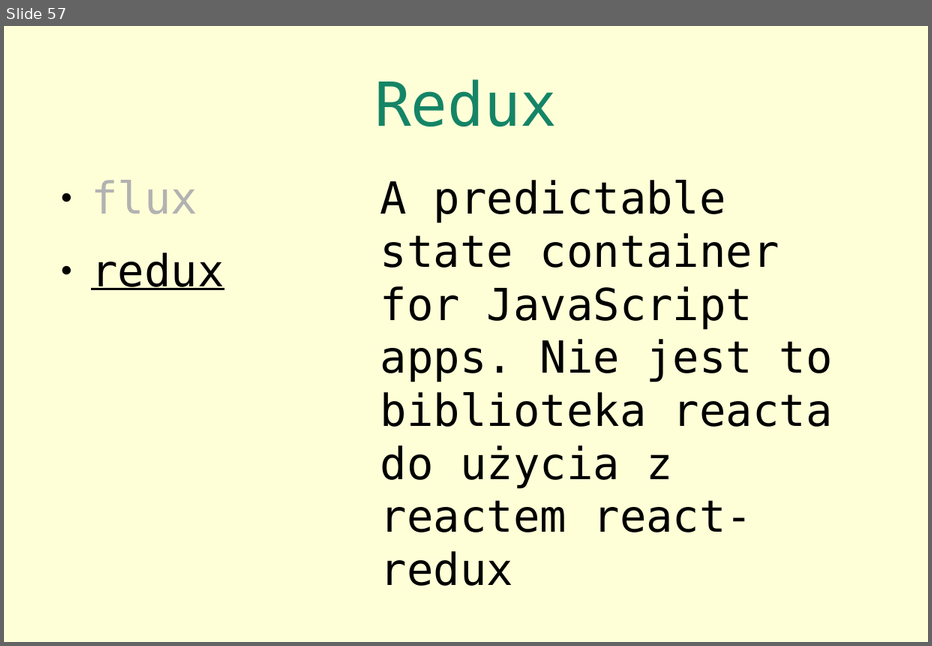
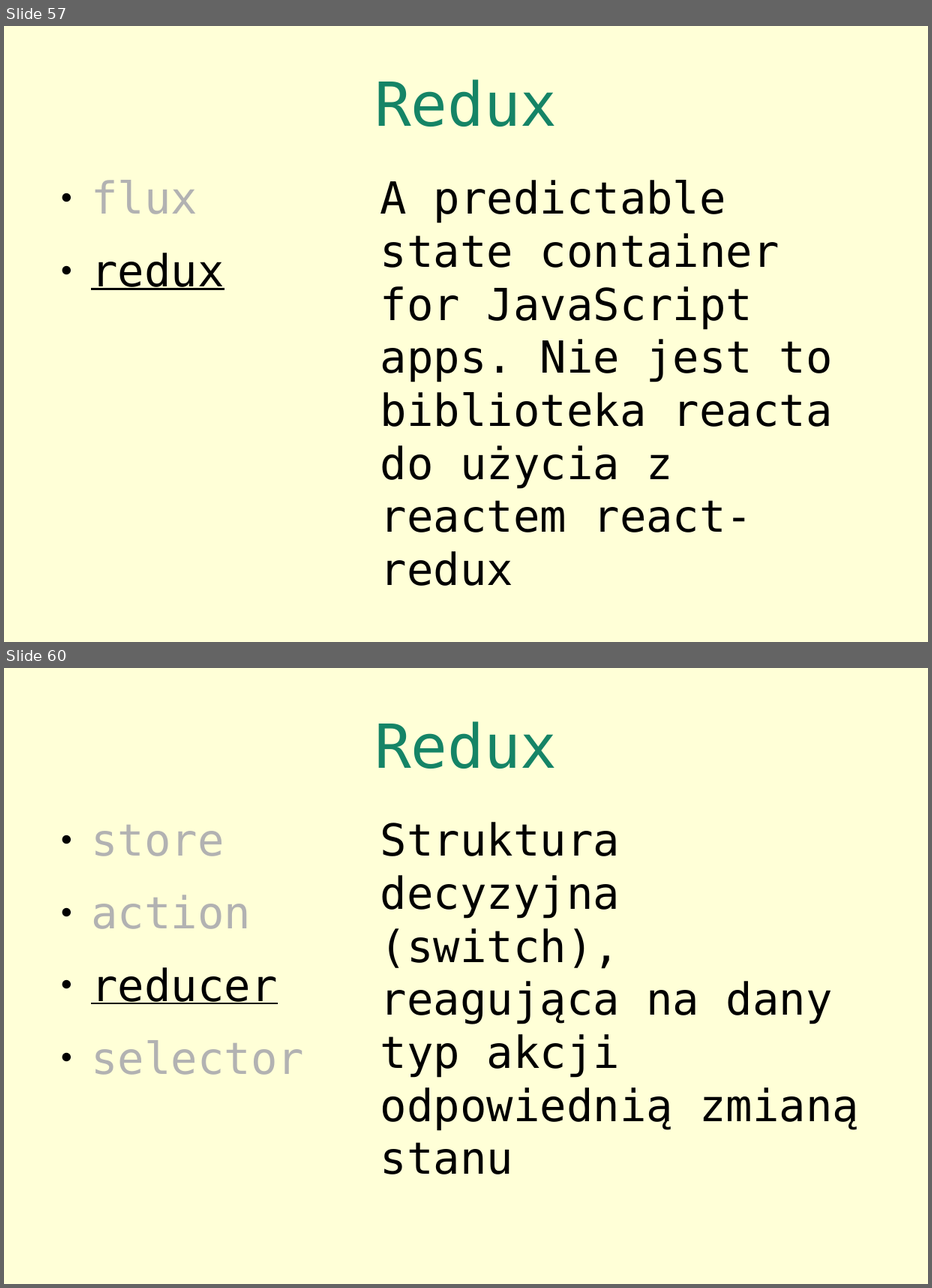
Before and after one commit to siciarek/react-for-oo-programmers, a slide deck: react.for.programmers.odp. Shown one above the other, each under a label of ours: slide 57 before the commit, slides 57 and 60 after it; the slides between them are not shown. The pictures are 932x646 and 932x1288 pixels, drawn with LibreOffice and Linux fonts; fonts in the diff are those of the drawing. Boxes give left, top, right and bottom in pixels: in the first picture for what was removed or moved away, otherwise in the second. Text is boxed around its words. In the diff, an @@ line names an element or a change of style, - is before the commit and + after.

```diff
--- a/react.for.programmers.odp
+++ b/react.for.programmers.odp
@@ slide 60 added at (x1=4, y1=668, x2=928, y2=1284), background #FFFFD7 @@
@@ title added at (x1=374, y1=721, x2=558, y2=768), 50.3 pt, text #158466 @@
+Redux
@@ text added at (x1=91, y1=825, x2=304, y2=1074), 36.6 pt, text #B2B2B2 @@
+● store
+● action
+● reducer
+● selector
@@ text added at (x1=380, y1=822, x2=859, y2=1174), 36.6 pt, text #000000 @@
+Struktura decyzyjna (switch), reagująca na dany typ akcji odpowiednią zmianą stanu
```
Also in this commit, not shown: 6 other slides added.
